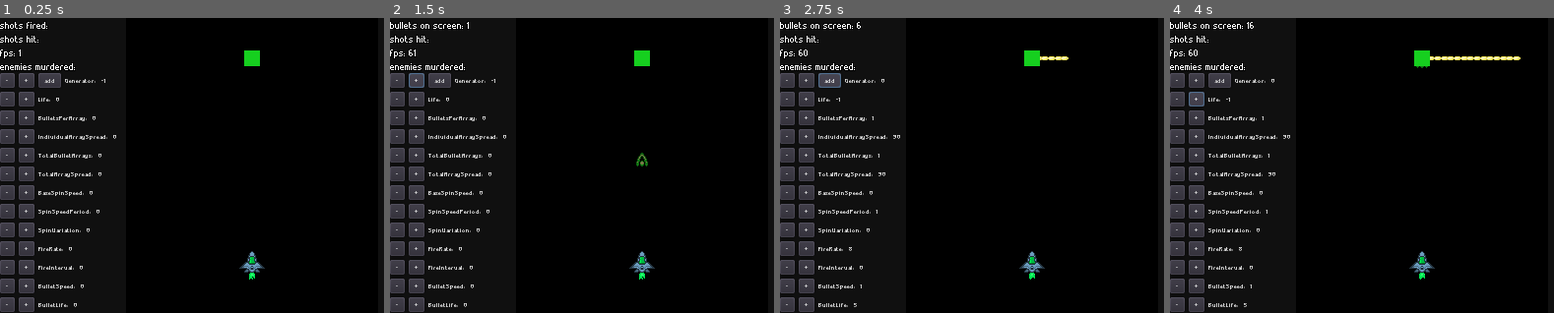
Above: before the commit, frames 1-4 (left to right).
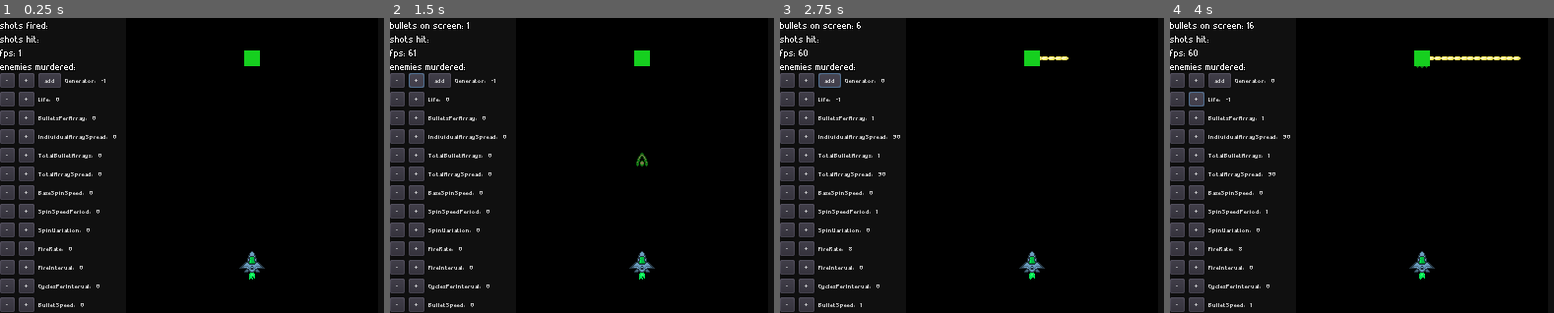
Above: after the commit, the same moments.

Repository: rockrick1/MAC0499-TCC
Game: Godot game, scene res://stages/generator_demo.tscn
Same seed, same stepped clock (60 frames per second), same inputs: the game is played once before the commit and once after it. The project has no main scene, so this scene is started directly.
Inputs:
- Up to frame 1 (0.25 s): no input
- Up to frame 2 (1.5 s): click "-" at 0.5 s; click "+" at 1.25 s
- Up to frame 3 (2.75 s): click "add" at 2 s
- Up to frame 4 (4 s): click "-" at 2.75 s; click "+" at 3.5 s

The runs differ from the first frame. In frame 1, 0.2% of the frame differs, in the area x 10-26%, y 90-99%; in frame 2, 0.2%; in frame 3, 0.2%; in frame 4, 0.2%.

Commit message:
add fire interval, not that much useful

Diff:
--- a/shooter 2/characters/bullet_generator.gd
+++ b/shooter 2/characters/bullet_generator.gd
@@ -25,6 +25,7 @@
 	spin_variation
 	fire_rate
 	fire_interval
+	cycles_per_interval
 	bullet_speed
 	bullet_life
 	bullet_color
@@ -51,15 +52,20 @@
 var next_variation
 var current_rotation = 0
 
-# fire rate in bullets/sec
+# Fire rate in bullets/sec
 export (float) var fire_rate
 export (float) var fire_interval
+export (int) var cycles_per_interval
+# A cycle would be one iteration of all the bullet arrays
+var current_cycle = 0
+var is_in_interval = false
+
+# Bullet vars
 export (float) var bullet_speed
 export (float) var bullet_life
+export (Color) var bullet_color = Color(1, 1, 1)
 
 var n_bullets = 0
-
-export (Color) var bullet_color = Color(1, 1, 1)
 
 export (bool) var DEBUG
 
@@ -70,7 +76,7 @@
 	print(shooter)
 
 
-# sets the patterns parameters
+# Sets the patterns parameters
 func set_params(params):
 	life = params.life
 	$LifeTimer.wait_time = life
@@ -92,15 +98,24 @@
 		params.bullet_color.b,
 		params.bullet_color.a
 	)
+	$IntervalTimer.wait_time = fire_interval
 	$FireRate.wait_time = 1/float(fire_rate)
+
 
 func set_fire_rate(rate):
 	fire_rate = rate
-	$FireRate.wait_time = 1/float(rate)
+	$FireRate.wait_time = 1/float(fire_rate)
+
+
+func set_fire_interval(interval):
+	fire_interval = interval
+	$IntervalTimer.wait_time = fire_interval
+
 
 func set_spin_speed(speed):
 	base_spin_speed = speed
 	spin_speed = speed
+
 
 func start():
 	set_process(true)
@@ -147,7 +162,7 @@
 #		print(get_name(), ': ', $FireRate.wait_time, ' ')
 #	if current_rotation > 360 or current_rotation :
 #		current_rotation -= 360
-	if shooting and can_shoot:
+	if shooting and can_shoot and not is_in_interval:
 #		print(get_name(), ': ', spin_speed, ' ', base_spin_speed)
 		can_shoot = false
 		$FireRate.start()
@@ -160,7 +175,8 @@
 
 		for array in range(total_bullet_arrays):
 
-			angle_between_bullets = individual_array_spread/bullets_per_array
+			if bullets_per_array != 0:
+				angle_between_bullets = individual_array_spread/bullets_per_array
 
 			for bullet_n in range(bullets_per_array):
 				angle = deg2rad((angle_between_bullets * bullet_n) + start_angle)
@@ -179,6 +195,12 @@
 				stage.add_child_below_node(character, proj1_instance)
 
 			start_angle += total_array_spread
+		# Finished a cycle
+		current_cycle += 1
+		if fire_interval > 0 and current_cycle >= cycles_per_interval:
+			is_in_interval = true
+			current_cycle = 0
+			$IntervalTimer.start()
 
 
 func _on_FireRate_timeout():
@@ -189,5 +211,9 @@
 	die()
 
 
+func _on_IntervalTimer_timeout():
+	is_in_interval = false
+
+
 func die():
 	queue_free()
--- a/shooter 2/characters/bullet_generator.tscn
+++ b/shooter 2/characters/bullet_generator.tscn
@@ -5,10 +5,13 @@
 [node name="Center" type="Node2D"]
 script = ExtResource( 1 )
 
+[node name="SpinSpeed" type="Tween" parent="."]
+
 [node name="FireRate" type="Timer" parent="."]
 
-[node name="SpinSpeed" type="Tween" parent="."]
+[node name="LifeTimer" type="Timer" parent="."]
 
-[node name="LifeTimer" type="Timer" parent="."]
+[node name="IntervalTimer" type="Timer" parent="."]
 [connection signal="timeout" from="FireRate" to="." method="_on_FireRate_timeout"]
 [connection signal="timeout" from="LifeTimer" to="." method="_on_LifeTimer_timeout"]
+[connection signal="timeout" from="IntervalTimer" to="." method="_on_IntervalTimer_timeout"]
--- a/shooter 2/db/generators/demo.json
+++ b/shooter 2/db/generators/demo.json
@@ -9,6 +9,7 @@
 	"spin_variation" : 0,
 	"fire_rate" : 8,
 	"fire_interval" : 0,
+	"cycles_per_interval" : 1,
 	"bullet_speed" : 1,
 	"bullet_life" : 5,
 	"bullet_color" : {"r":1, "g":1, "b":1, "a":1},
--- a/shooter 2/db/generators/spinning-6.json
+++ b/shooter 2/db/generators/spinning-6.json
@@ -9,6 +9,7 @@
 	"spin_variation" : 0,
 	"fire_rate" : 7,
 	"fire_interval" : 0,
+	"cycles_per_interval" : 1,
 	"bullet_speed" : 1,
 	"bullet_life" : 5,
 	"bullet_color" : {"r":1, "g":0.1, "b":0.2, "a":1},
--- a/shooter 2/db/generators/spinning6.json
+++ b/shooter 2/db/generators/spinning6.json
@@ -9,6 +9,7 @@
 	"spin_variation" : 0,
 	"fire_rate" : 7,
 	"fire_interval" : 0,
+	"cycles_per_interval" : 1,
 	"bullet_speed" : 1,
 	"bullet_life" : 5,
 	"bullet_color" : {"r":1, "g":1, "b":1, "a":1},
--- a/shooter 2/gui/generator_controller.gd
+++ b/shooter 2/gui/generator_controller.gd
@@ -80,12 +80,12 @@
 
 
 func _on_IndividualArraySpreadDown_pressed():
-	generator.individual_array_spread -= 5
+	generator.individual_array_spread -= 10
 	$IndividualArraySpread/Number.set_text(str(generator.individual_array_spread))
 
 
 func _on_IndividualArraySpreadUp_pressed():
-	generator.individual_array_spread += 5
+	generator.individual_array_spread += 10
 	$IndividualArraySpread/Number.set_text(str(generator.individual_array_spread))
 
 
@@ -102,12 +102,12 @@
 
 
 func _on_TotalArraySpreadDown_pressed():
-	generator.total_array_spread -= 5
+	generator.total_array_spread -= 10
 	$TotalArraySpread/Number.set_text(str(generator.total_array_spread))
 
 
 func _on_TotalArraySpreadUp_pressed():
-	generator.total_array_spread += 5
+	generator.total_array_spread += 10
 	$TotalArraySpread/Number.set_text(str(generator.total_array_spread))
 
 
@@ -156,14 +156,23 @@
 
 
 func _on_FireIntervalDown_pressed():
-	generator.fire_interval -= 1
+	generator.set_fire_interval(generator.fire_interval - .25)
 	$FireInterval/Number.set_text(str(generator.fire_interval))
 
 
 func _on_FireIntervalUp_pressed():
-	generator.fire_interval += 1
+	generator.set_fire_interval(generator.fire_interval + .25)
 	$FireInterval/Number.set_text(str(generator.fire_interval))
 
+
+func _on_CyclesPerIntervalDown_pressed():
+	generator.cycles_per_interval -= 1
+	$CyclesPerInterval/Number.set_text(str(generator.cycles_per_interval))
+
+
+func _on_CyclesPerIntervalUp_pressed():
+	generator.cycles_per_interval += 1
+	$CyclesPerInterval/Number.set_text(str(generator.cycles_per_interval))
 
 
 func _on_BulletSpeedDown_pressed():
--- a/shooter 2/gui/generator_controller.tscn
+++ b/shooter 2/gui/generator_controller.tscn
@@ -395,10 +395,44 @@
 custom_fonts/font = SubResource( 1 )
 text = "0"
 
+[node name="CyclesPerInterval" type="HBoxContainer" parent="."]
+margin_top = 209.0
+margin_right = 500.0
+margin_bottom = 224.0
+
+[node name="CyclesPerIntervalDown" type="Button" parent="CyclesPerInterval"]
+margin_right = 15.0
+margin_bottom = 15.0
+custom_fonts/font = SubResource( 1 )
+text = "-"
+
+[node name="CyclesPerIntervalUp" type="Button" parent="CyclesPerInterval"]
+margin_left = 19.0
+margin_right = 35.0
+margin_bottom = 15.0
+custom_fonts/font = SubResource( 1 )
+text = "+"
+
+[node name="Button" type="Label" parent="CyclesPerInterval"]
+margin_left = 39.0
+margin_top = 3.0
+margin_right = 94.0
+margin_bottom = 12.0
+custom_fonts/font = SubResource( 1 )
+text = "CyclesPerInterval: "
+
+[node name="Number" type="Label" parent="CyclesPerInterval"]
+margin_left = 98.0
+margin_top = 3.0
+margin_right = 102.0
+margin_bottom = 12.0
+custom_fonts/font = SubResource( 1 )
+text = "0"
+
 [node name="BulletSpeed" type="HBoxContainer" parent="."]
-margin_top = 209.0
-margin_right = 500.0
-margin_bottom = 224.0
+margin_top = 228.0
+margin_right = 500.0
+margin_bottom = 243.0
 
 [node name="BulletSpeedDown" type="Button" parent="BulletSpeed"]
 margin_right = 15.0
@@ -430,9 +464,9 @@
 text = "0"
 
 [node name="BulletLife" type="HBoxContainer" parent="."]
-margin_top = 228.0
-margin_right = 500.0
-margin_bottom = 243.0
+margin_top = 247.0
+margin_right = 500.0
+margin_bottom = 262.0
 
 [node name="BulletLifeDown" type="Button" parent="BulletLife"]
 margin_right = 15.0
@@ -485,6 +519,8 @@
 [connection signal="pressed" from="FireRate/FireRateUp" to="." method="_on_FireRateUp_pressed"]
 [connection signal="pressed" from="FireInterval/FireIntervalDown" to="." method="_on_FireIntervalDown_pressed"]
 [connection signal="pressed" from="FireInterval/FireIntervalUp" to="." method="_on_FireIntervalUp_pressed"]
+[connection signal="pressed" from="CyclesPerInterval/CyclesPerIntervalDown" to="." method="_on_CyclesPerIntervalDown_pressed"]
+[connection signal="pressed" from="CyclesPerInterval/CyclesPerIntervalUp" to="." method="_on_CyclesPerIntervalUp_pressed"]
 [connection signal="pressed" from="BulletSpeed/BulletSpeedDown" to="." method="_on_BulletSpeedDown_pressed"]
 [connection signal="pressed" from="BulletSpeed/BulletSpeedUp" to="." method="_on_BulletSpeedUp_pressed"]
 [connection signal="pressed" from="BulletLife/BulletLifeDown" to="." method="_on_BulletLifeDown_pressed"]
